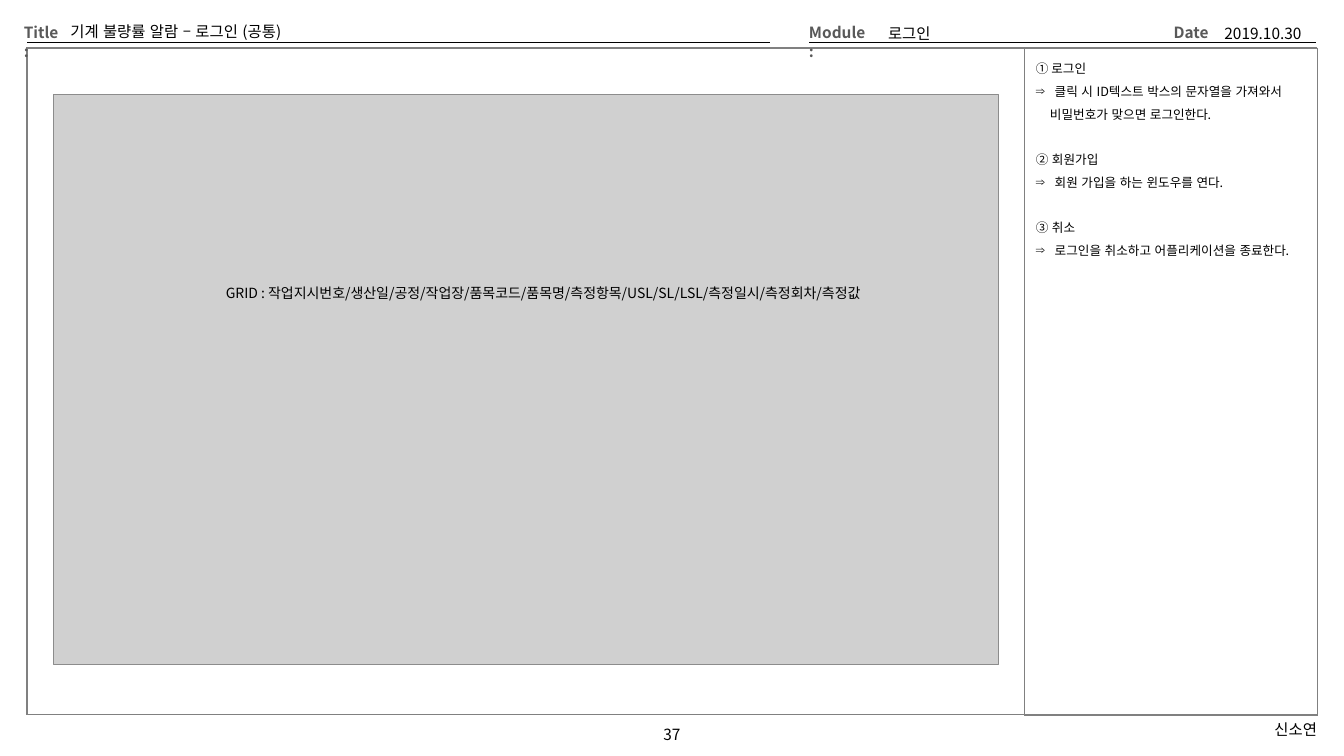
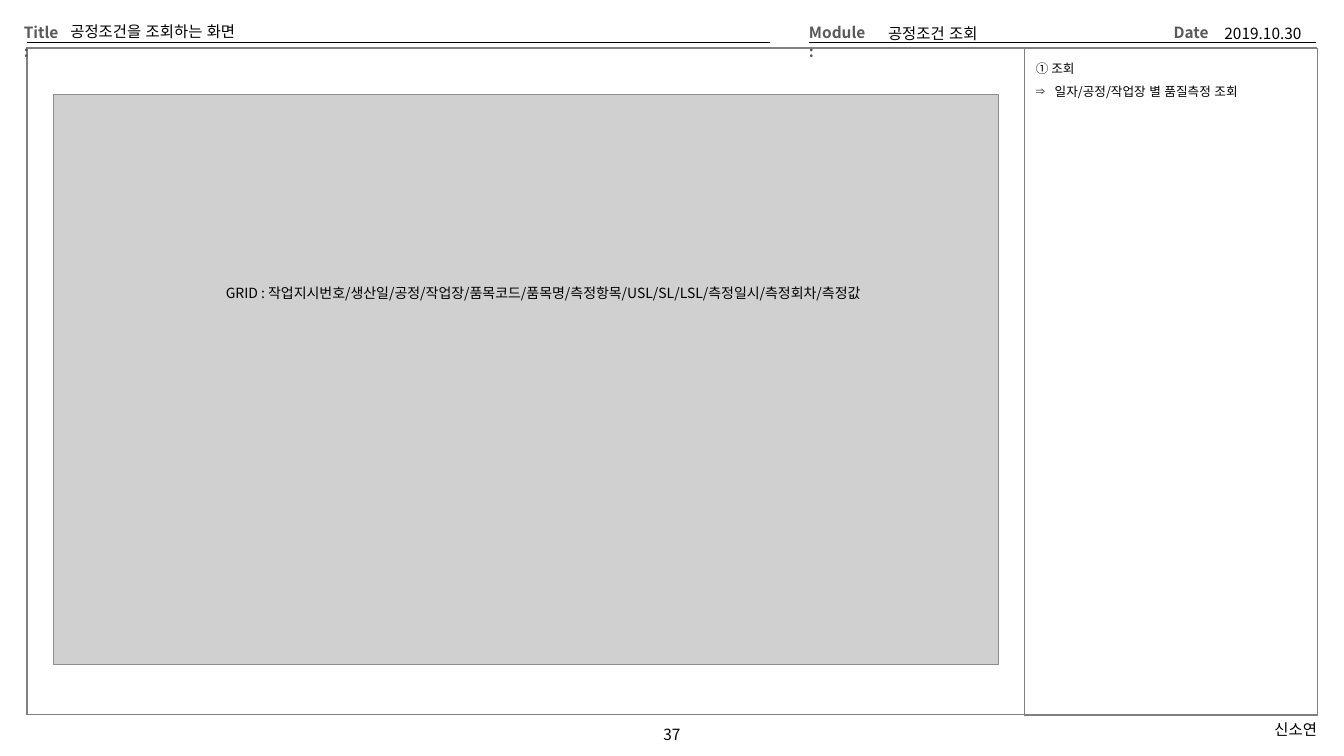
Before and after one commit to Cliedy-s/Team4, a slide deck: slide 37 of source/TEMP/Team4화면설계 - 오휘석.pptx. Drawn at 1344x756 pixels with LibreOffice and Linux fonts; fonts in the diff are those of the drawing; grey boxes stand for pictures. Boxes give left, top, right and bottom in pixels: in the first picture for what was removed or moved away, otherwise in the second. Text is boxed around its words. In the diff, an @@ line names an element or a change of style, - is before the commit and + after.

```diff
--- a/source/TEMP/Team4화면설계 - 오휘석.pptx
+++ b/source/TEMP/Team4화면설계 - 오휘석.pptx
@@ title at box(70, 24, 235, 39): text changed @@
-기계 불량률 알람 – 로그인 (공통)
+공정조건을 조회하는 화면
@@ text at box(888, 26, 977, 43): text changed @@
-로그인
+공정조건 조회
@@ text at box(1036, 62, 1237, 99): text changed @@
-① 로그인
-⇒ 클릭 시 ID텍스트 박스의 문자열을 가져와서
-비밀번호가 맞으면 로그인한다.
-② 회원가입
-⇒ 회원 가입을 하는 윈도우를 연다.
-③ 취소
-⇒ 로그인을 취소하고 어플리케이션을 종료한다.
+① 조회
+⇒ 일자/공정/작업장 별 품질측정 조회
```
Also in this commit, not shown: 15 other slides changed, 1 other file.
